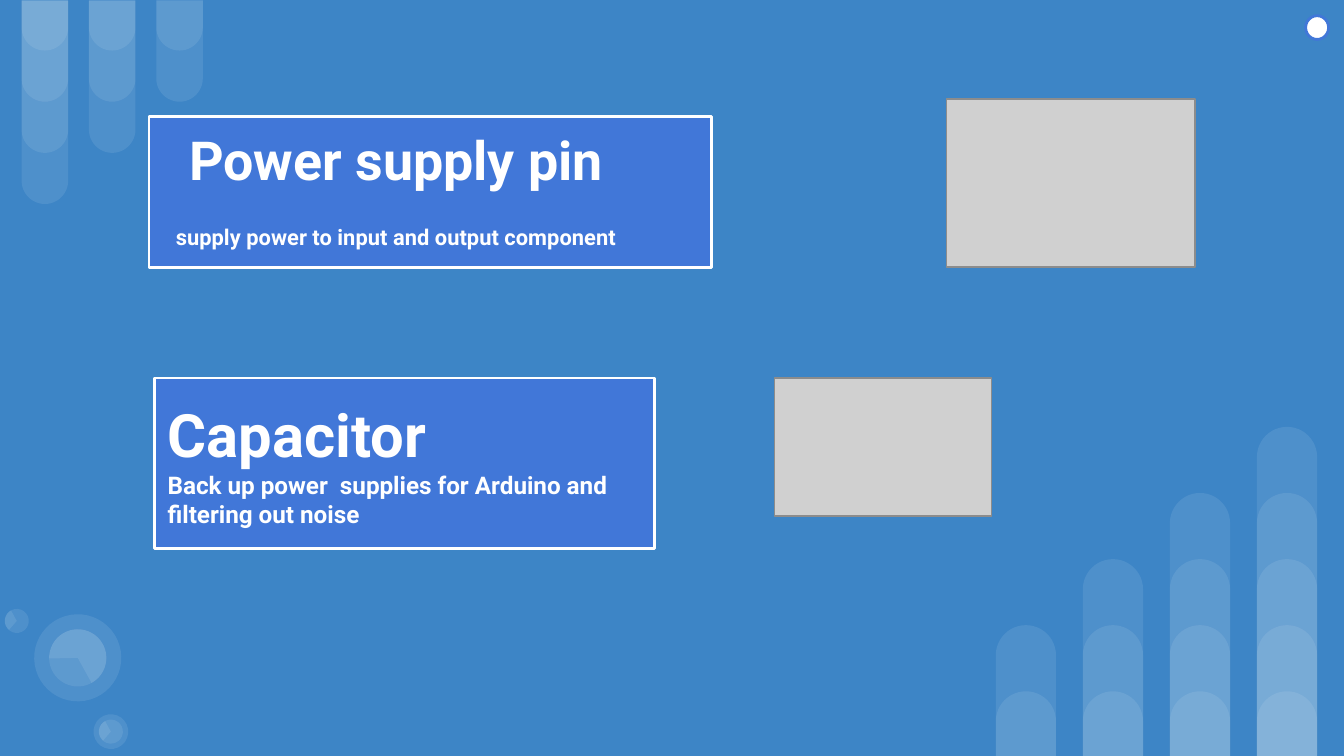
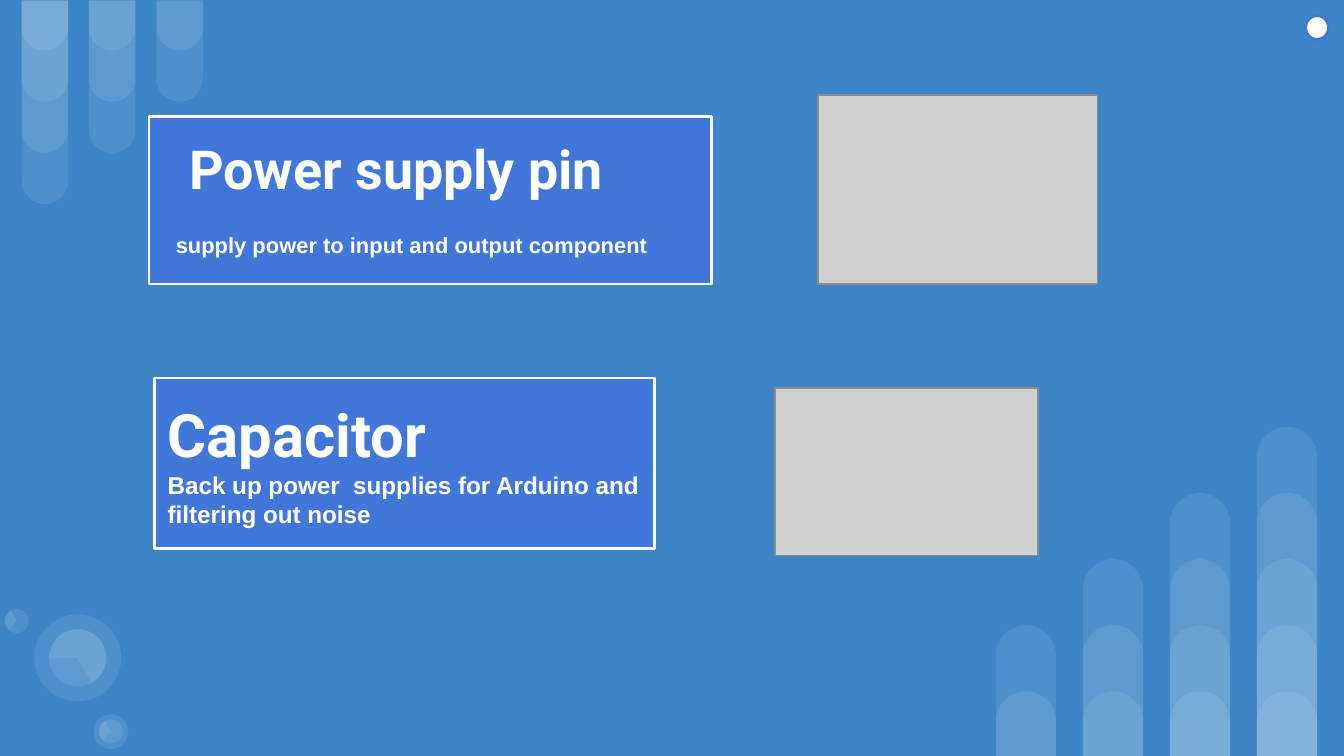
Before and after one commit to sajinamatya/Fake_news-classification, a slide deck: slide 10 of New.pptx. Drawn at 1344x756 pixels with LibreOffice and Linux fonts; fonts in the diff are those of the drawing; grey boxes stand for pictures. Boxes give left, top, right and bottom in pixels: in the first picture for what was removed or moved away, otherwise in the second. Text is boxed around its words. In the diff, an @@ line names an element or a change of style, - is before the commit and + after.

```diff
--- a/New.pptx
+++ b/New.pptx
@@ title "Power supply pin supply power ...": place and size @@
-title "Power supply pin supply power ..." at (149, 116, 712, 266)
+title "Power supply pin supply power ..." at (149, 116, 712, 284)
@@ title "Power supply pin supply power ..." at (149, 116, 712, 284): font Roboto to Arial in "supply power to input and output component" @@
@@ picture: place and size @@
-picture at (946, 99, 1195, 267)
+picture at (818, 95, 1098, 285)
@@ picture: place and size @@
-picture at (775, 378, 992, 516)
+picture at (775, 388, 1039, 556)
@@ text in rectangle at (168, 476, 639, 528): font Roboto to Arial in "Back up power supplies for Arduino and ..." @@
```
Also in this commit, not shown: 12 other slides changed.
